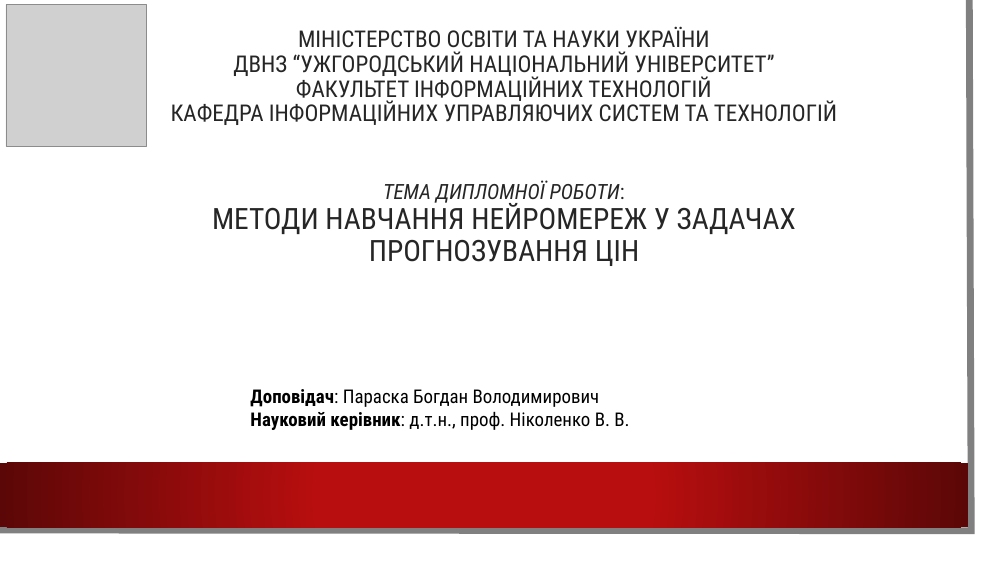
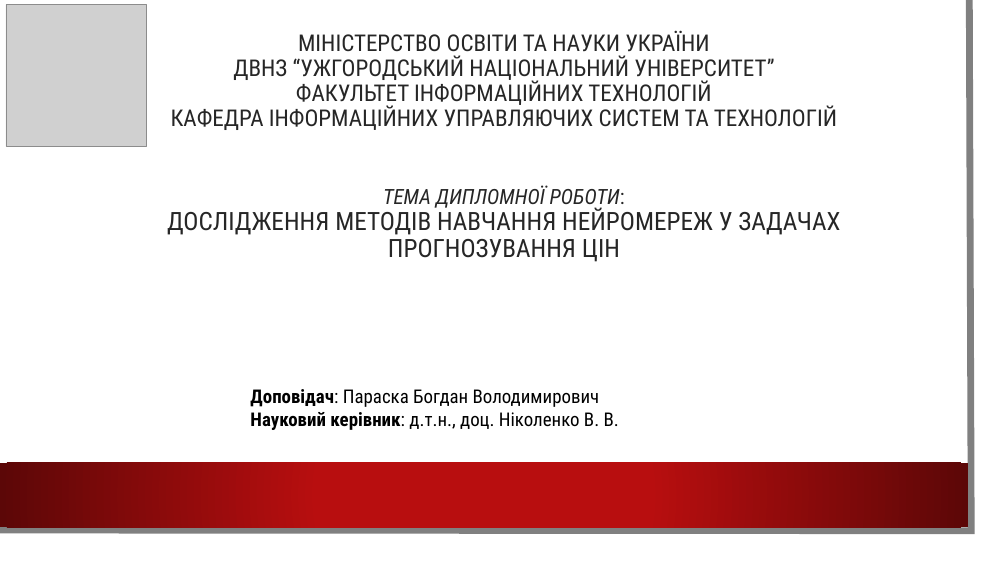
Before and after one commit to ParaskaBohdan/Diplom, a slide deck: slide 1 of Презентація.pptx. Drawn at 1008x567 pixels with LibreOffice and Linux fonts; fonts in the diff are those of the drawing; grey boxes stand for pictures; background and template pictures are left out. Boxes give left, top, right and bottom in pixels: in the first picture for what was removed or moved away, otherwise in the second. Text is boxed around its words. In the diff, an @@ line names an element or a change of style, - is before the commit and + after.

```diff
--- a/Презентація.pptx
+++ b/Презентація.pptx
@@ text at bbox=[167, 30, 840, 262]: text changed @@
-МІНІСТЕРСТВО ОСВІТИ ТА НАУКИ УКРАЇНИ
-ДВНЗ “УЖГОРОДСЬКИЙ НАЦІОНАЛЬНИЙ УНІВЕРСИТЕТ”
-ФАКУЛЬТЕТ ІНФОРМАЦІЙНИХ ТЕХНОЛОГІЙ
-КАФЕДРА ІНФОРМАЦІЙНИХ УПРАВЛЯЮЧИХ СИСТЕМ ТА ТЕХНОЛОГІЙ
-ТЕМА ДИПЛОМНОЇ РОБОТИ:
-МЕТОДИ НАВЧАННЯ НЕЙРОМЕРЕЖ У ЗАДАЧАХ ПРОГНОЗУВАННЯ ЦІН
+МІНІСТЕРСТВО ОСВІТИ ТА НАУКИ УКРАЇНИ
+ДВНЗ “УЖГОРОДСЬКИЙ НАЦІОНАЛЬНИЙ УНІВЕРСИТЕТ”
+ФАКУЛЬТЕТ ІНФОРМАЦІЙНИХ ТЕХНОЛОГІЙ
+КАФЕДРА ІНФОРМАЦІЙНИХ УПРАВЛЯЮЧИХ СИСТЕМ ТА ТЕХНОЛОГІЙ
+ТЕМА ДИПЛОМНОЇ РОБОТИ:
+ДОСЛІДЖЕННЯ МЕТОДІВ НАВЧАННЯ НЕЙРОМЕРЕЖ У ЗАДАЧАХ ПРОГНОЗУВАННЯ ЦІН
@@ text at bbox=[250, 412, 619, 430]: text changed @@
-Науковий керівник: д.т.н., проф. Ніколенко В. В.
+Науковий керівник: д.т.н., доц. Ніколенко В. В.
```
Also in this commit, not shown: 2 other slides changed, 4 slides added, 1 slide removed, 13 other files.
